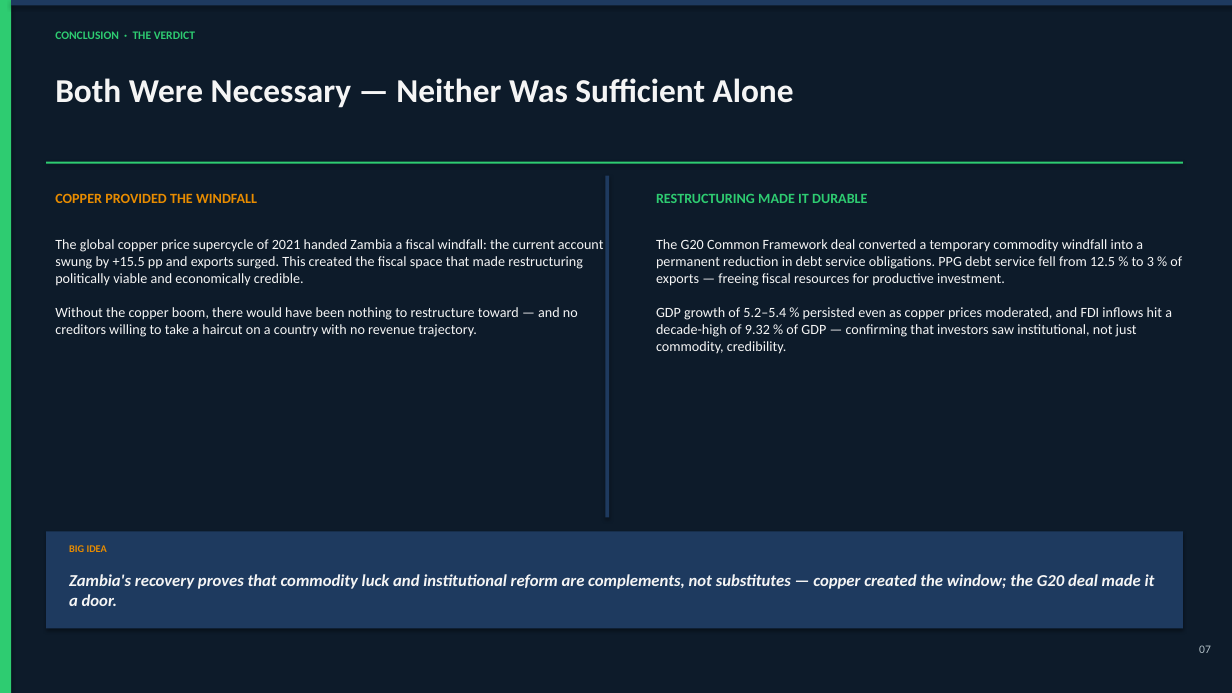
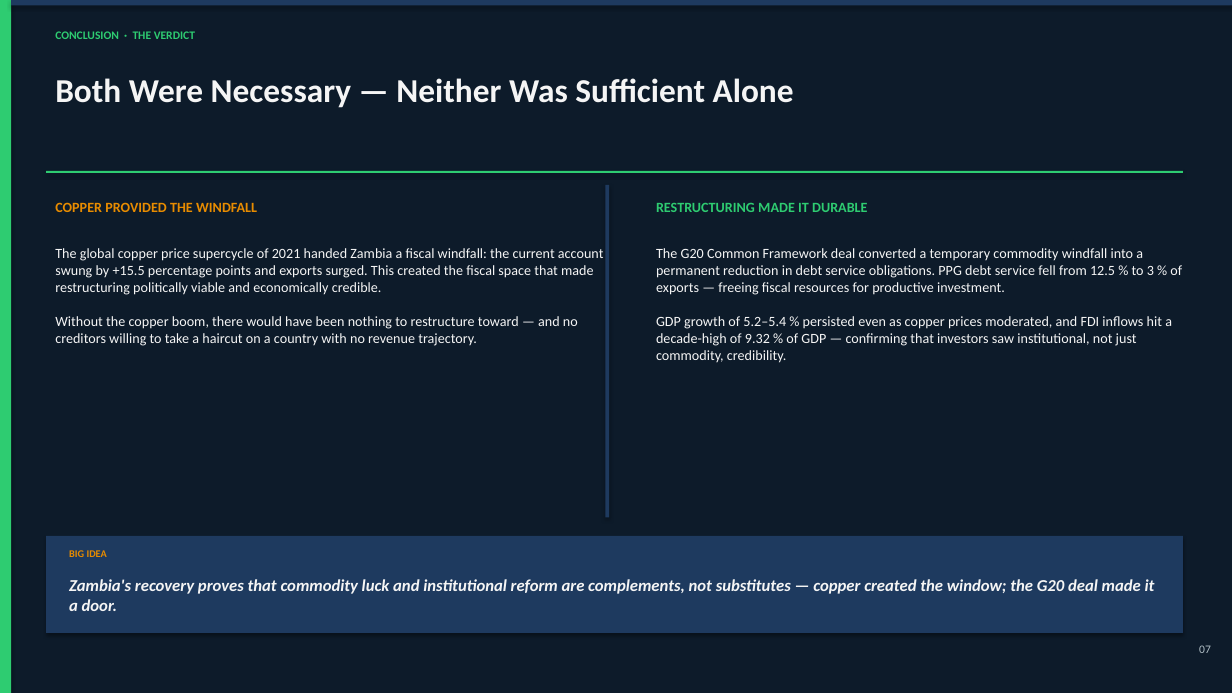
Before and after one commit to Boldwin0732/Zambia-Economic-recovery, a slide deck: slide 7 of Zambia_Economic_Recovery_Presentation.pptx. Drawn at 1232x693 pixels with LibreOffice and Linux fonts; fonts in the diff are those of the drawing. Boxes give left, top, right and bottom in pixels: in the first picture for what was removed or moved away, otherwise in the second. Text is boxed around its words. In the diff, an @@ line names an element or a change of style, - is before the commit and + after.

```diff
--- a/Zambia_Economic_Recovery_Presentation.pptx
+++ b/Zambia_Economic_Recovery_Presentation.pptx
@@ rectangle: place and size @@
-rectangle at (46, 162, 1183, 164)
+rectangle at (46, 171, 1183, 173)
@@ text "COPPER PROVIDED THE WINDFALL": place and size @@
-text "COPPER PROVIDED THE WINDFALL" at (55, 193, 257, 203)
+text "COPPER PROVIDED THE WINDFALL" at (55, 202, 257, 212)
@@ rectangle: place and size @@
-rectangle at (605, 176, 609, 518)
+rectangle at (605, 185, 609, 518)
@@ text "RESTRUCTURING MADE IT DURABLE": place and size @@
-text "RESTRUCTURING MADE IT DURABLE" at (656, 193, 867, 203)
+text "RESTRUCTURING MADE IT DURABLE" at (656, 202, 867, 212)
@@ text at (55, 248, 604, 346): text changed @@
-The global copper price supercycle of 2021 handed Zambia a fiscal windfall: the current account swung by +15.5 pp and exports surged. This created the fiscal space that made restructuring politically viable and economically credible.
-Without the copper boom, there would have been nothing to restructure toward — and no creditors willing to take a haircut on a country with no revenue trajectory.
+The global copper price supercycle of 2021 handed Zambia a fiscal windfall: the current account swung by +15.5 percentage points and exports surged. This created the fiscal space that made restructuring politically viable and economically credible.
+Without the copper boom, there would have been nothing to restructure toward — and no creditors willing to take a haircut on a country with no revenue trajectory.
@@ text "The G20 Common Framework deal ...": place and size @@
-text "The G20 Common Framework deal ..." at (656, 239, 1182, 354)
+text "The G20 Common Framework deal ..." at (656, 248, 1182, 363)
@@ rectangle: place and size @@
-rectangle at (46, 531, 1183, 628)
+rectangle at (46, 536, 1183, 633)
@@ text "BIG IDEA": place and size @@
-text "BIG IDEA" at (69, 545, 107, 552)
+text "BIG IDEA" at (69, 550, 107, 557)
@@ text "Zambia's recovery proves that commodity ...": place and size @@
-text "Zambia's recovery proves that commodity ..." at (69, 574, 1155, 606)
+text "Zambia's recovery proves that commodity ..." at (69, 579, 1155, 611)
```
Also in this commit, not shown: 6 other slides changed, 1 other file.
